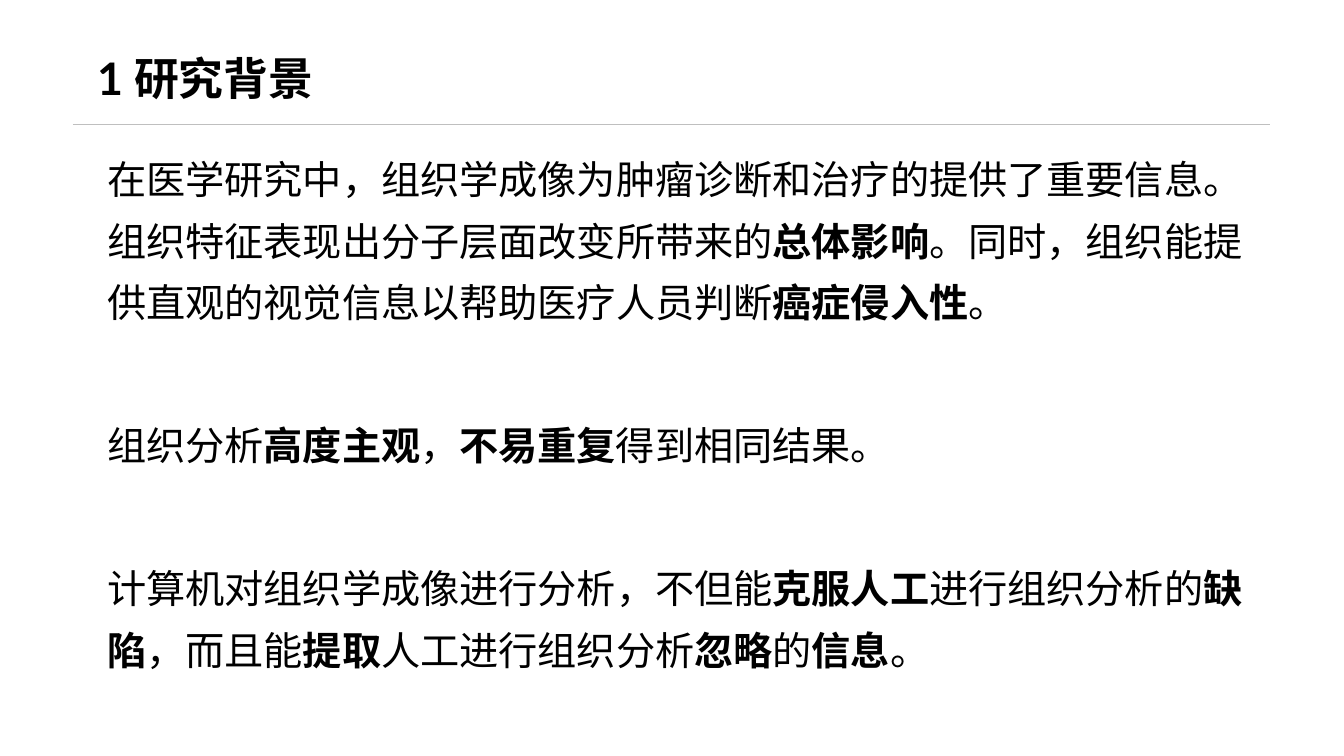
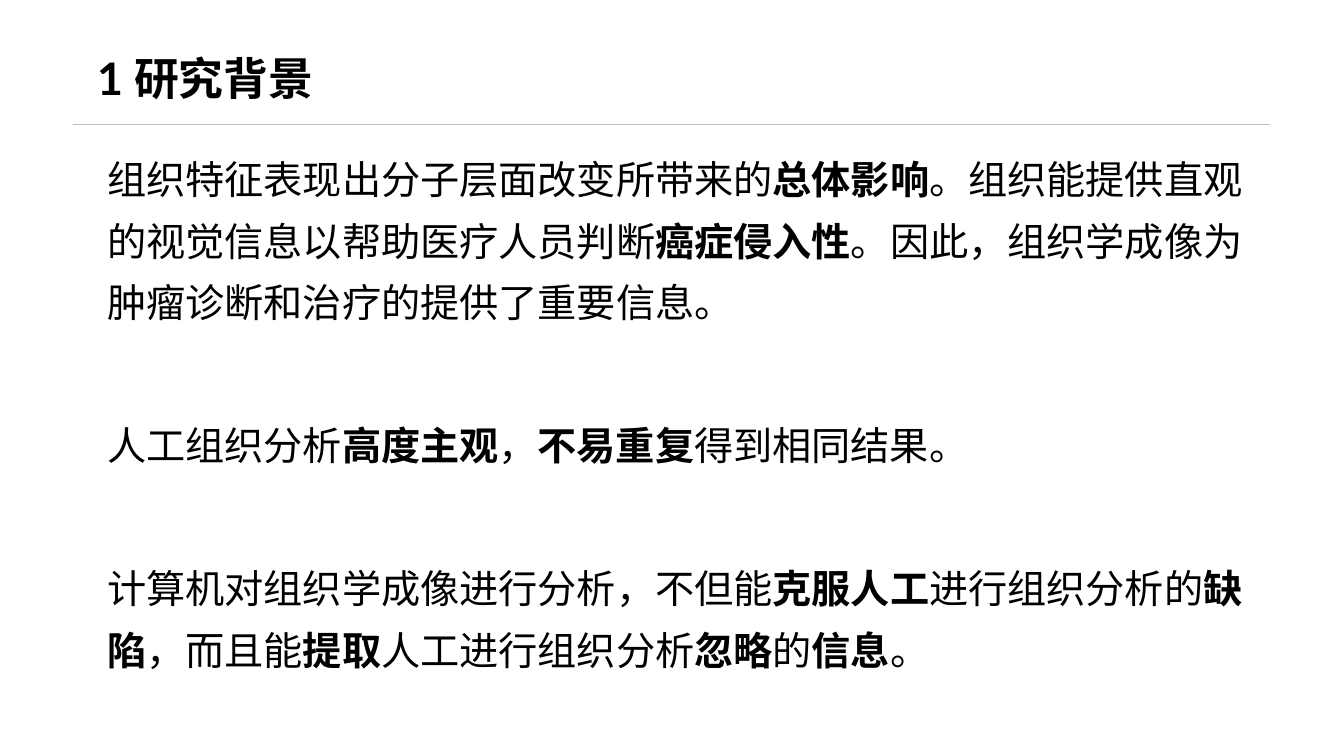
Before and after one commit to KiyoshiMu/Survival-Analysis-by-Breast-Cancer-Slides, a slide deck: slide 3 of data/pre.pptx (slide 2 before the commit). Drawn at 1344x756 pixels with LibreOffice and Linux fonts; fonts in the diff are those of the drawing; background and template pictures are left out. Boxes give left, top, right and bottom in pixels: in the first picture for what was removed or moved away, otherwise in the second. Text is boxed around its words. In the diff, an @@ line names an element or a change of style, - is before the commit and + after.

```diff
--- a/data/pre.pptx
+++ b/data/pre.pptx
@@ text at (107, 160, 1242, 464): text changed @@
-在医学研究中，组织学成像为肿瘤诊断和治疗的提供了重要信息。 组织特征表现出分子层面改变所带来的总体影响。同时，组织能提供直观的视觉信息以帮助医疗人员判断癌症侵入性。
-组织分析高度主观，不易重复得到相同结果。
+组织特征表现出分子层面改变所带来的总体影响。组织能提供直观的视觉信息以帮助医疗人员判断癌症侵入性。因此，组织学成像为肿瘤诊断和治疗的提供了重要信息。
+人工组织分析高度主观，不易重复得到相同结果。
```
Also in this commit, not shown: 11 other slides changed, 3 slides added.
